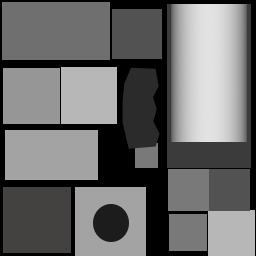
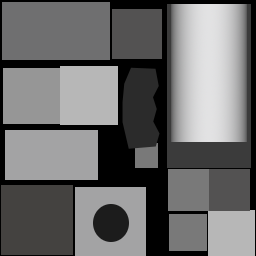
Layered file, before and after one edit (256 x 256). Changes by layer:
painted on "ammobox" over (60, 66, 118, 125)
painted on "body" over (1, 185, 73, 255)
